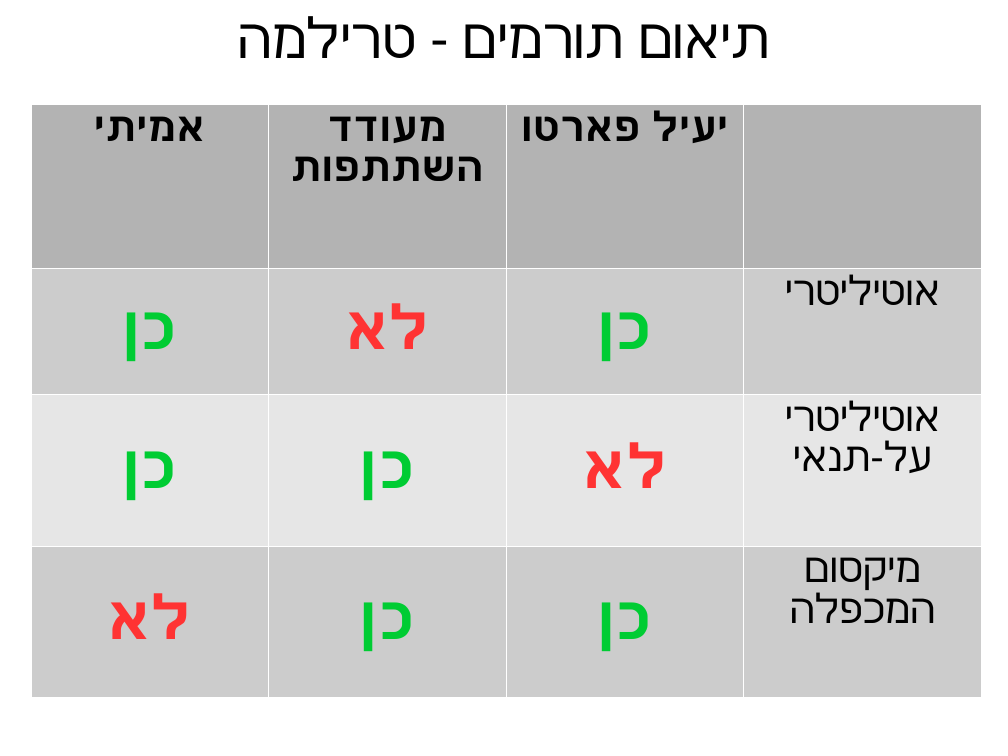
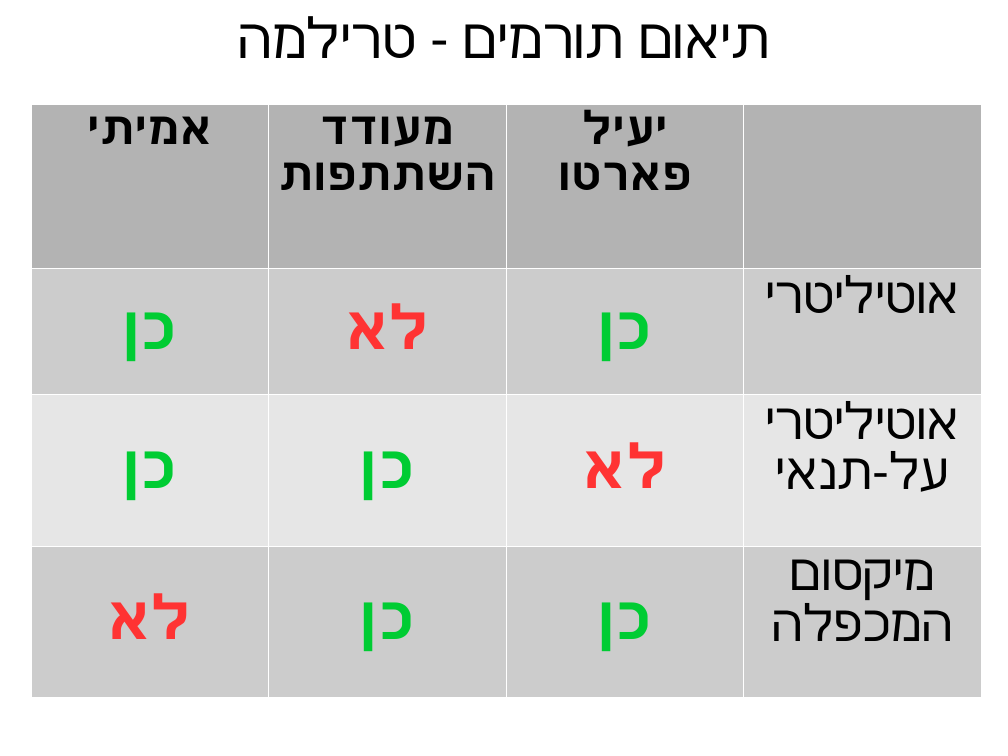
Before and after one commit to erelsgl-at-ariel/algorithms-5780, a slide deck: slide 10 of 09-participatory-budgeting/slides-2-donor-coordination.odp. Drawn at 1008x756 pixels with LibreOffice and Linux fonts; fonts in the diff are those of the drawing. Boxes give left, top, right and bottom in pixels: in the first picture for what was removed or moved away, otherwise in the second. Text is boxed around its words. In the diff, an @@ line names an element or a change of style, - is before the commit and + after.

```diff
--- a/09-participatory-budgeting/slides-2-donor-coordination.odp
+++ b/09-participatory-budgeting/slides-2-donor-coordination.odp
@@ table at (31,104,982,698) @@
@@ size 32 to 36 pt in "אמיתי", "מעודד השתתפות", "יעיל פארטו" @@
@@ size 32 to 40 pt in "אוטיליטרי", "אוטיליטרי על-תנאי", "מיקסום המכפלה" @@
```
Also in this commit, not shown: 1 other slide changed, 7 other files.
